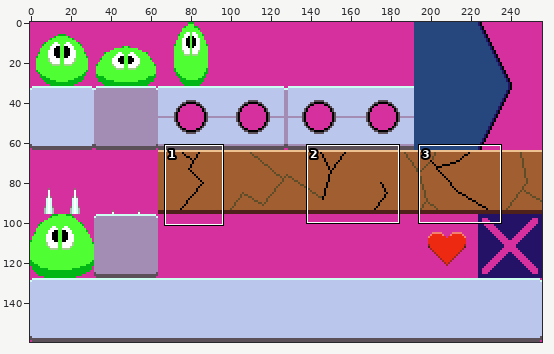
Sprite sheet -- assets/spritesheet.png. The first picture is a wide view before the edit; the outline marks the close-up.
Close-up. Old version:
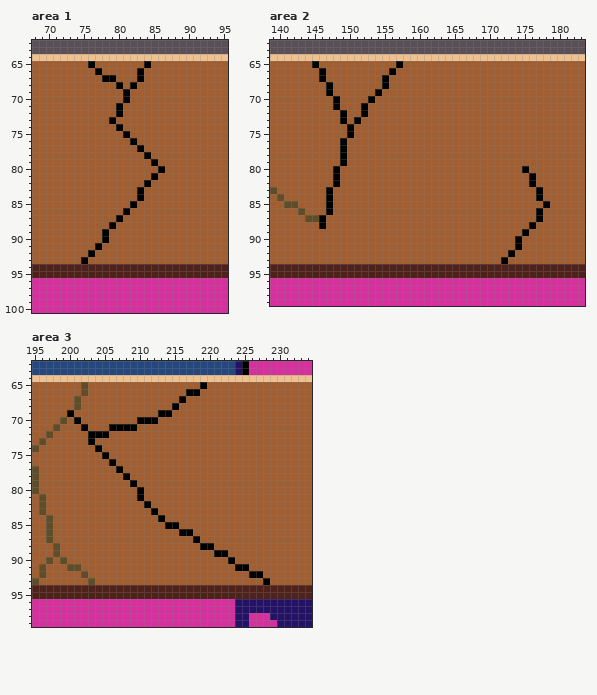
The file is 256x160 pixels. Shown: area 1: x 68..95, y 62..100; area 2: x 139..183, y 62..99; area 3: x 195..234, y 62..99.
And afterwards:
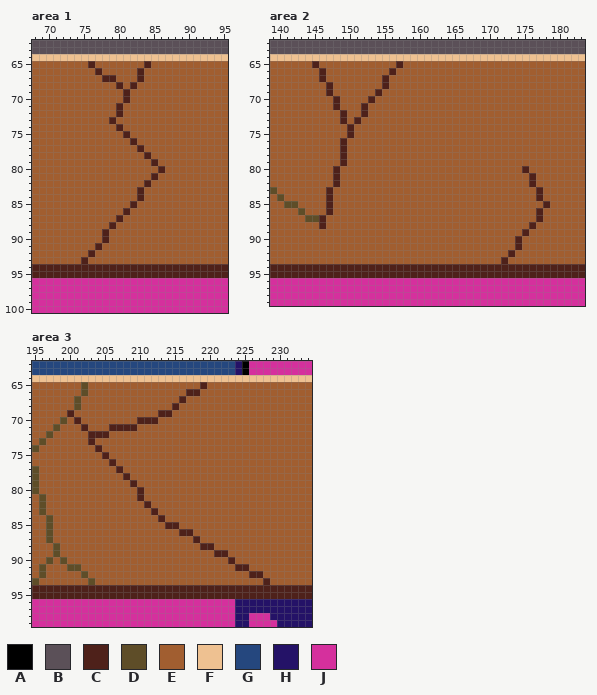
Palette (. is transparent): A #000000  B #5b5058  C #4e211a  D #5e4d28  E #a15e30  F #eec191  G #25477e  H #241267  J #d5309d
Diff:
Changed rows in their new state; - is an unchanged pixel.
Area 1:
first column x 75:
 65 -C-------C--
 66 --C-----C---
 67 ---CC---C---
 68 -----C-C----
 69 ------C-----
 70 ------C-----
 71 -----C------
 72 -----C------
 73 ----C-------
 74 -----C------
 75 ------C-----
 76 -------C----
 77 --------C---
 78 ---------C--
 79 ----------C-
 80 -----------C
 81 ----------C-
 82 ---------C--
 83 --------C---
 84 --------C---
 85 -------C----
 86 ------C-----
 87 -----C------
 88 ----C-------
 89 ---C--------
 90 ---C--------
 91 --C---------
 92 -C----------
 93 C-----------
Area 2:
first column x 145:
 65 C-----------C---------------------
 66 -C---------C----------------------
 67 -C--------C-----------------------
 68 --C-------C-----------------------
 69 --C------C------------------------
 70 ---C----C-------------------------
 71 ---C---C--------------------------
 72 ----C--C--------------------------
 73 ----C-C---------------------------
 74 -----C----------------------------
 75 -----C----------------------------
 76 ----C-----------------------------
 77 ----C-----------------------------
 78 ----C-----------------------------
 79 ----C-----------------------------
 80 ---C--------------------------C---
 81 ---C---------------------------C--
 82 ---C---------------------------C--
 83 --C-----------------------------C-
 84 --C-----------------------------C-
 85 --C------------------------------C
 86 --C-----------------------------C-
 87 -C------------------------------C-
 88 -C-----------------------------C--
 89 ------------------------------C---
 90 -----------------------------C----
 91 -----------------------------C----
 92 ----------------------------C-----
 93 ---------------------------C------
Area 3:
first column x 200:
 65 -------------------C---------
 66 -----------------CC----------
 67 ----------------C------------
 68 ---------------C-------------
 69 C------------CC--------------
 70 -C--------CCC----------------
 71 --C---CCCC-------------------
 72 ---CCC-----------------------
 73 ---C-------------------------
 74 ----C------------------------
 75 -----C-----------------------
 76 ------C----------------------
 77 -------C---------------------
 78 --------C--------------------
 79 ---------C-------------------
 80 ----------C------------------
 81 ----------C------------------
 82 -----------C-----------------
 83 ------------C----------------
 84 -------------C---------------
 85 --------------CC-------------
 86 ----------------CC-----------
 87 ------------------C----------
 88 -------------------CC--------
 89 ---------------------CC------
 90 -----------------------C-----
 91 ------------------------CC---
 92 --------------------------CC-
 93 ----------------------------C
Pixel boxes of the changes (left, top, right, bottom) in both close-ups:
changed: (81, 61, 165, 264)
changed: (312, 61, 403, 229)
changed: (501, 166, 550, 264)
changed: (67, 382, 270, 585)
